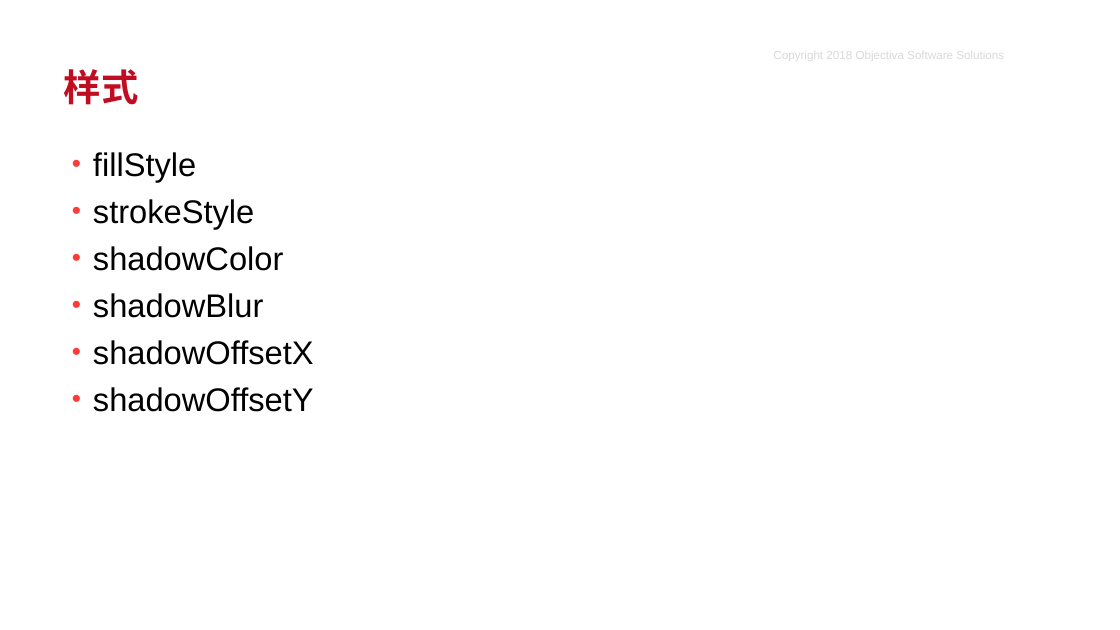
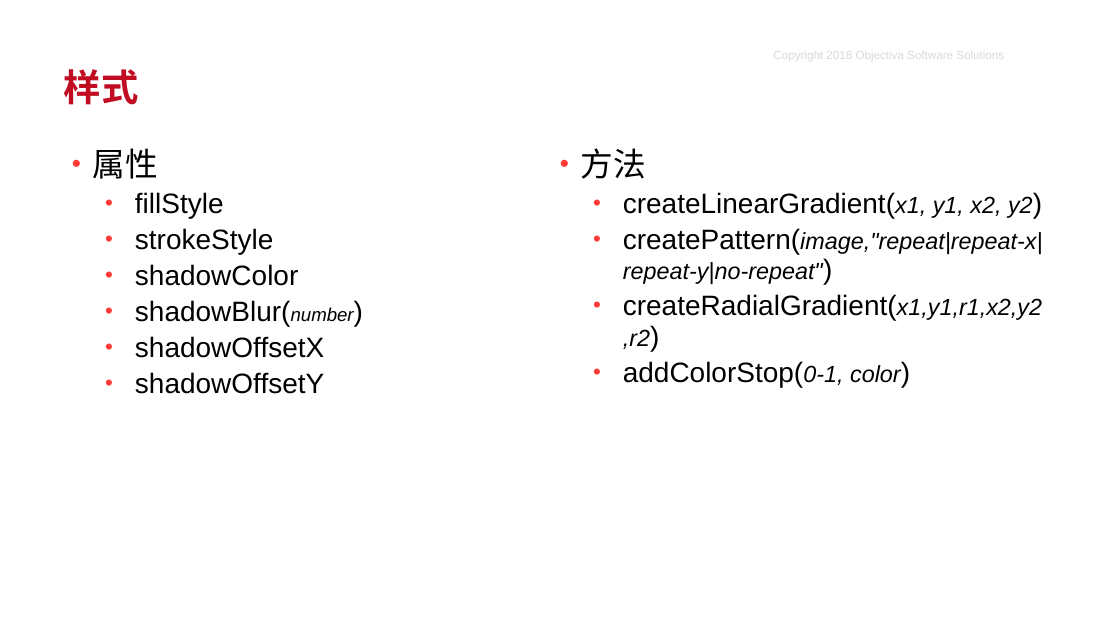
Before and after one commit to LwCoderNovice/canvasDemo, a slide deck: slide 9 of canvas.pptx. Drawn at 1120x630 pixels with LibreOffice and Linux fonts; fonts in the diff are those of the drawing; background and template pictures are left out. Boxes give left, top, right and bottom in pixels: in the first picture for what was removed or moved away, otherwise in the second. Text is boxed around its words. In the diff, an @@ line names an element or a change of style, - is before the commit and + after.

```diff
--- a/canvas.pptx
+++ b/canvas.pptx
@@ text at [93, 148, 158, 179]: paragraph added @@
+• 属性
@@ text at [581, 148, 1042, 387]: paragraphs added @@
+• 方法
+  • createLinearGradient(x1, y1, x2, y2)
+  • createPattern(image,"repeat|repeat-x|repeat-y|no-repeat")
+  • createRadialGradient(x1,y1,r1,x2,y2,r2)
+  • addColorStop(0-1, color)
@@ text at [135, 192, 324, 394]: size 28 to 24 pt in "fillStyle", "strokeStyle", "shadowColor", "shadowOffsetX" and 1 more places; list level 1 to 2 in "fillStyle"; list level 1 to 2 in "strokeStyle"; list level 1 to 2 in "shadowColor"; list level 1 to 2 in "shadowOffsetX"; list level 1 to 2 in "shadowOffsetY" @@
@@ text at [135, 300, 354, 326]: text changed; size 28 to 24 pt @@
-• shadowBlur
+  • shadowBlur(number)
```
Also in this commit, not shown: 2 other files.
